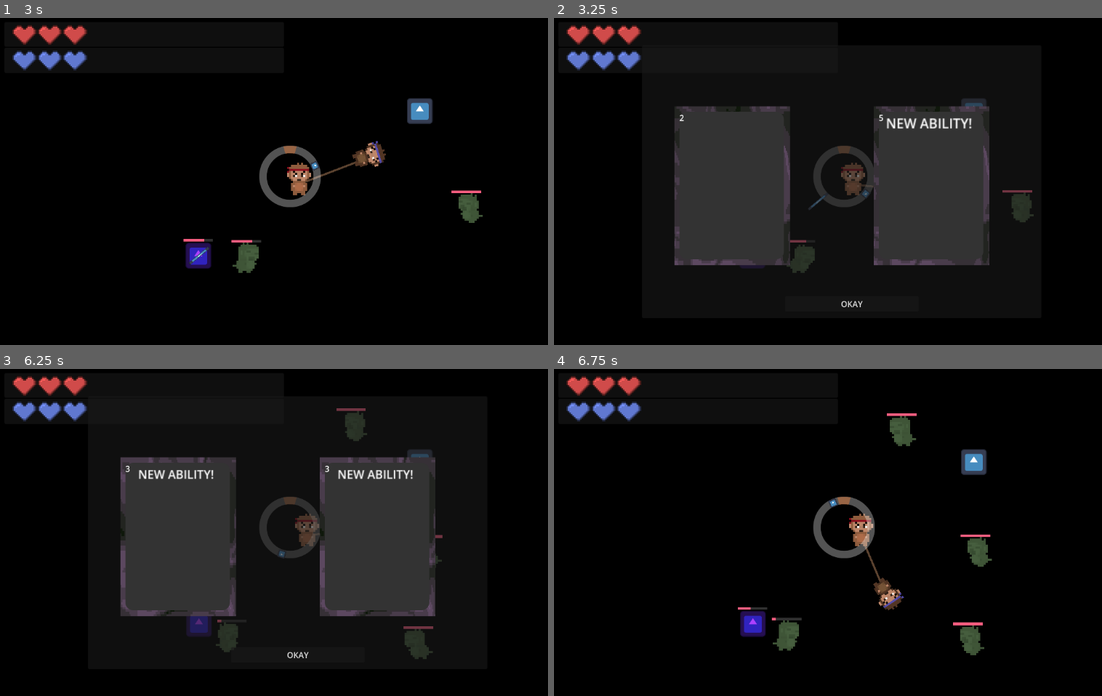
Above: before the commit, frames 1-4 (two rows, left to right).
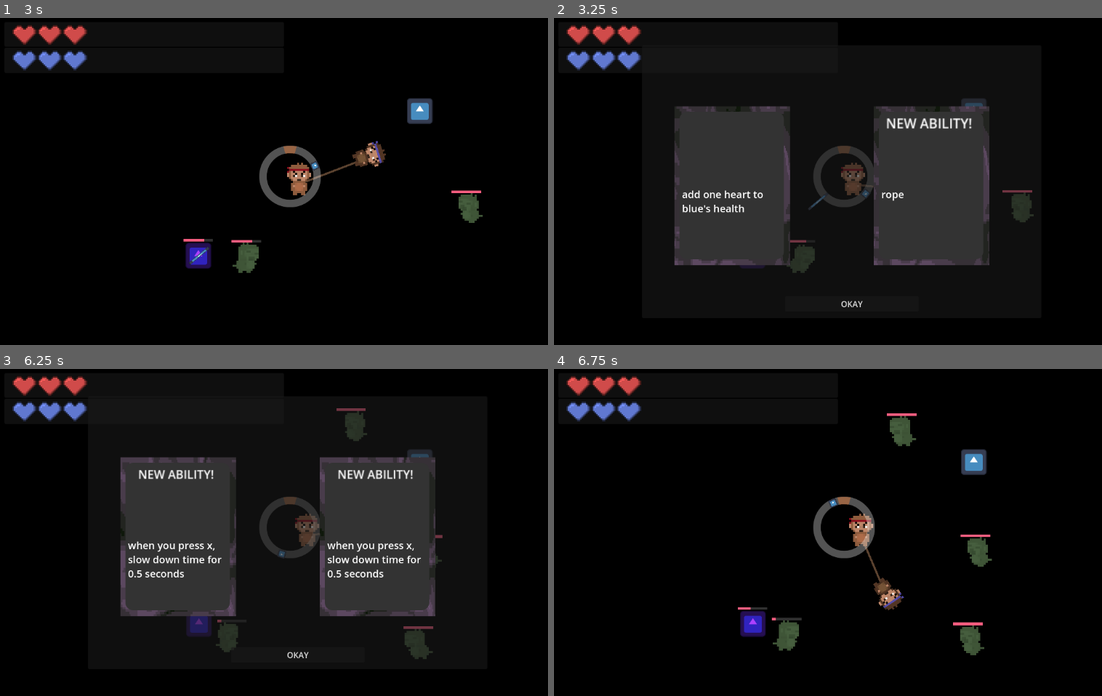
Above: after the commit, the same moments.

Repository: arrowira/cookiejam4
Game: Godot game, scene res://scenes/main.tscn
Two runs of this game, one before a commit and one after it. Both use one fixed random seed, a clock stepped at 60 frames per second and the inputs below. The engine's default icon, where the game draws it, is replaced by a stand-in: a white triangle on a blue panel in a dark square.
Inputs (mouse positions are in pixels of both pictures, inside the frame that each line leads up to):
- Up to frame 1 (3 s): move the mouse to (416, 165) at 0.52 s; tap C (c) at 0.6, 2.3, 2.85 s; tap E (e) at 0.8, 1.35 s; move the mouse to (175, 197) at 1.27 s; tap K (k) at 1.55, 2.1 s; move the mouse to (350, 109) at 2.02 s; move the mouse to (263, 246) at 2.77 s
- Up to frame 2 (3.25 s): tap E (e) at 3.05 s
- Up to frame 3 (6.25 s): click "OKAY" at 3.5 s; move the mouse to (465, 581) at 4.27 s; click (465, 581) at 4.35 s; tap K (k) at 4.55, 5.85 s; move the mouse to (115, 483) at 5.02 s; tap E (e) at 5.1, 6.05 s; tap C (c) at 5.3 s; move the mouse to (317, 532) at 5.77 s
- Up to frame 4 (6.75 s): click "OKAY" at 6.5 s

Frame 1 is identical in both runs. In frame 2, 0.4% of the frame differs, in the area x 22-64%, y 29-60%; in frame 3, 1.0%, in the area x 22-77%, y 29-64%; in frame 4, nothing differs.

Commit message:
different abilities body text

Diff:
--- a/cookie-jam-4/scenes/upgrade_card.tscn
+++ b/cookie-jam-4/scenes/upgrade_card.tscn
@@ -58,10 +58,13 @@
 
 [node name="BodyText" type="RichTextLabel" parent="Panel2/Panel"]
 layout_mode = 0
-offset_right = 206.0
-offset_bottom = 293.0
+offset_left = 5.0
+offset_top = 149.0
+offset_right = 201.0
+offset_bottom = 286.0
 mouse_filter = 1
-text = "3
+theme_override_font_sizes/normal_font_size = 20
+text = "Ability description text that tells you what this ability does
 "
 
 [node name="NewUpgrade" type="Node2D" parent="Panel2/Panel"]
--- a/cookie-jam-4/scripts/upgrade_card.gd
+++ b/cookie-jam-4/scripts/upgrade_card.gd
@@ -18,10 +18,12 @@
 	#4 = +speed from speed ring
 	#5 = +rope length
 
-	#ability text
+	#new ability! check
+	var new = false
 	if id!=1 and id!=2 and id!= 4:
 		if player.upgrades[id-1] == 0:
 			$Panel2/Panel/NewUpgrade.visible = true
+			new = true
 
 
 
@@ -30,8 +32,24 @@
 	else:
 		$Panel2/Panel/NewUpgrade.visible = false
 
+	#ability description text
+	var bodyText = ""
+	match id:
+		1:
+			bodyText = "add one heart to red's health"
+		2:
+			bodyText = "add one heart to blue's health"
+		3:
+			if new:
+				bodyText = "when you press x, slow down time for 0.5 seconds"
+			else:
+				bodyText = "add 0.5 seconds to time slow"
+		4:
+			bodyText = "gain more speed from a successful speed ring hit"
+		5:
+			bodyText = "rope"
+	$Panel2/Panel/BodyText.text = bodyText
 
-	$Panel2/Panel/BodyText.text = str(id)
 func _process(delta: float) -> void:
 	var t = get_global_mouse_position()
 	$Panel2.get_material().set_shader_parameter("focusPoint", t)
